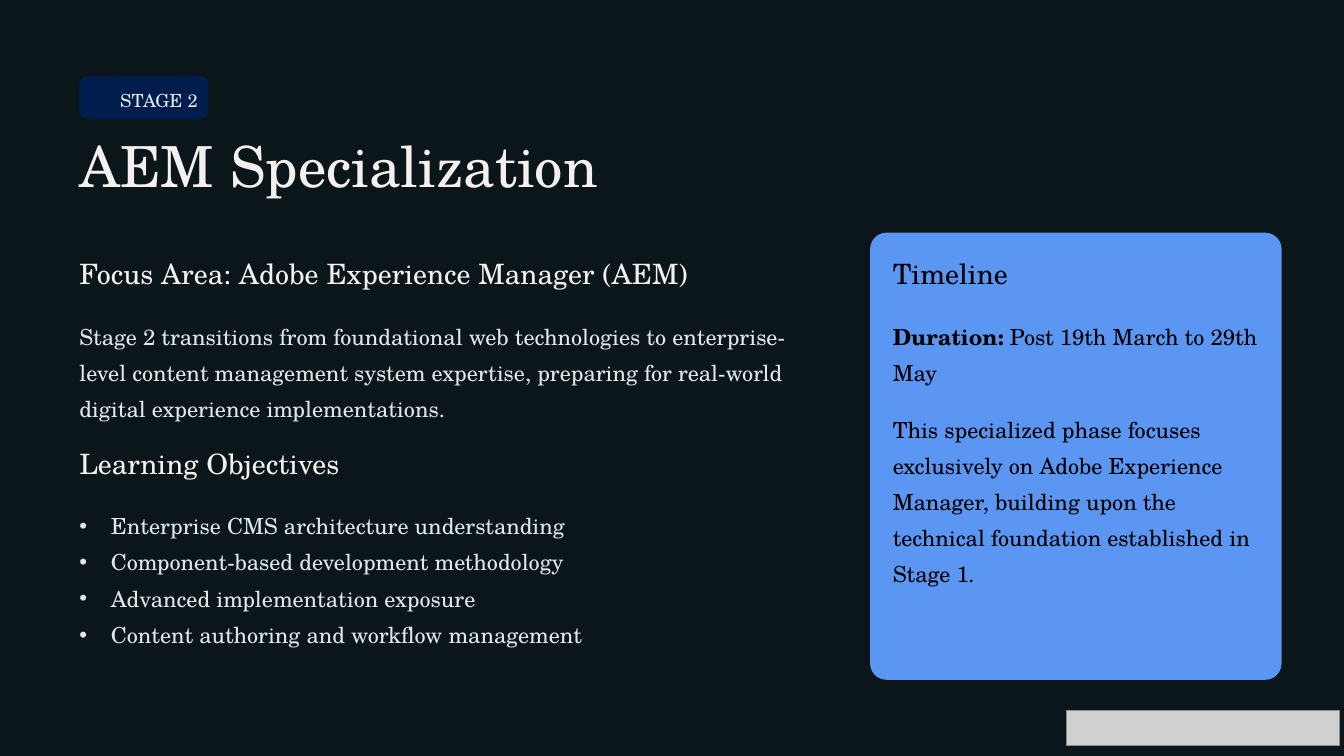
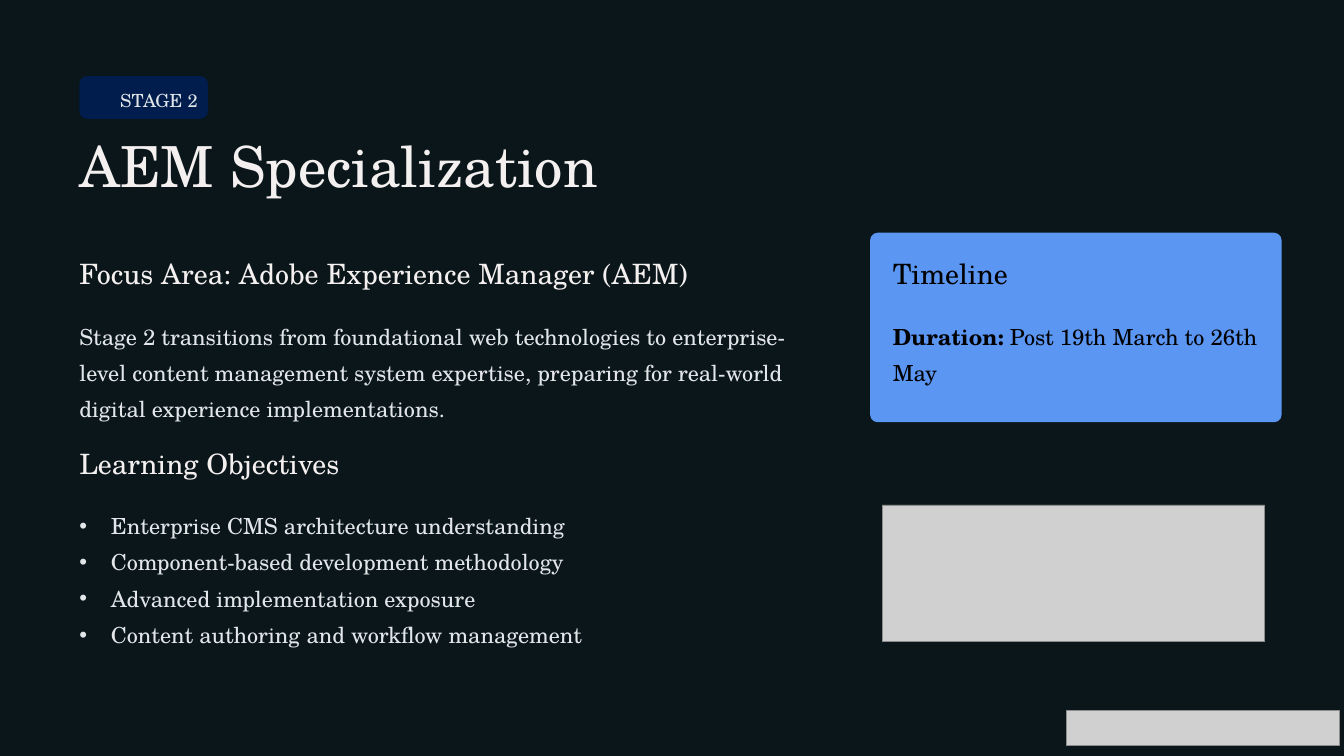
Before and after one commit to KUNALCHOURE/presentation, a slide deck: slide 11 of Second_Progress_Seminar_Updated (1) (1).pptx (slide 8 before the commit). Drawn at 1344x756 pixels with LibreOffice and Linux fonts; fonts in the diff are those of the drawing; grey boxes stand for pictures; background and template pictures are left out; a plain dark background stands for a picture behind light text. Boxes give left, top, right and bottom in pixels: in the first picture for what was removed or moved away, otherwise in the second. Text is boxed around its words. In the diff, an @@ line names an element or a change of style, - is before the commit and + after.

```diff
--- a/Second_Progress_Seminar_Updated (1) (1).pptx
+++ b/Second_Progress_Seminar_Updated (1) (1).pptx
@@ rounded rectangle: place and size @@
-rounded rectangle at box(870, 233, 1282, 680)
+rounded rectangle at box(870, 233, 1282, 423)
@@ text at box(893, 328, 1258, 386): text changed @@
-Duration: Post 19th March to 29th May
+Duration: Post 19th March to 26th May
@@ text removed at box(893, 421, 1249, 587) @@
-This specialized phase focuses exclusively on Adobe Experience Manager, building upon the technical foundation established in Stage 1.
@@ picture added at box(882, 505, 1265, 642) @@
```
Also in this commit, not shown: 7 other slides changed, 5 slides added.
